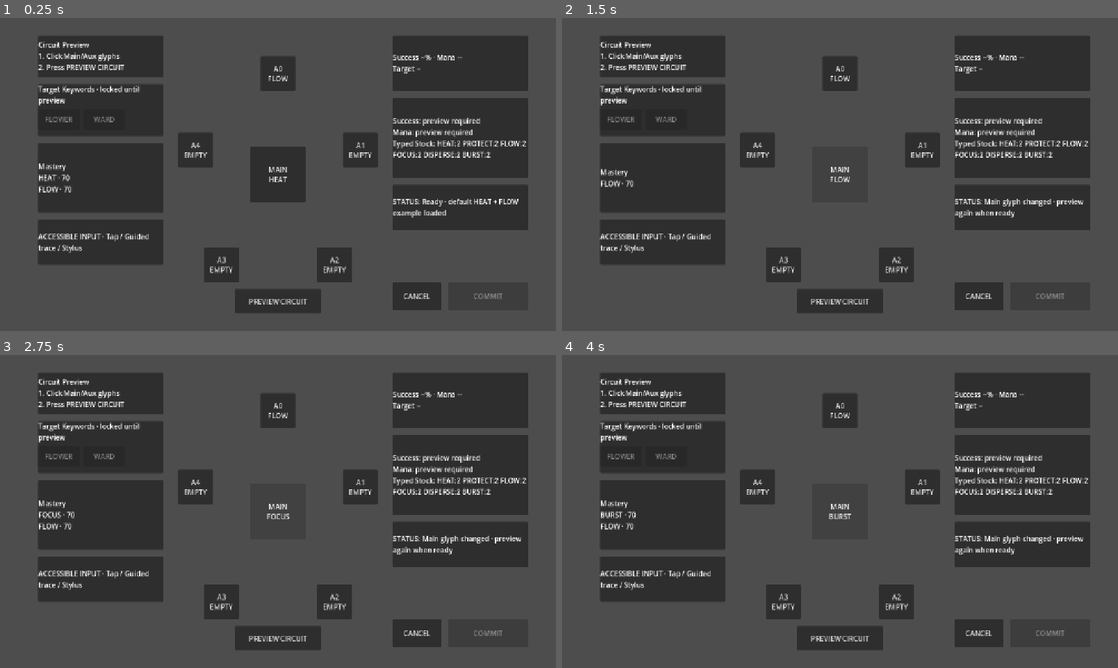
Above: before the commit, frames 1-4 (two rows, left to right).
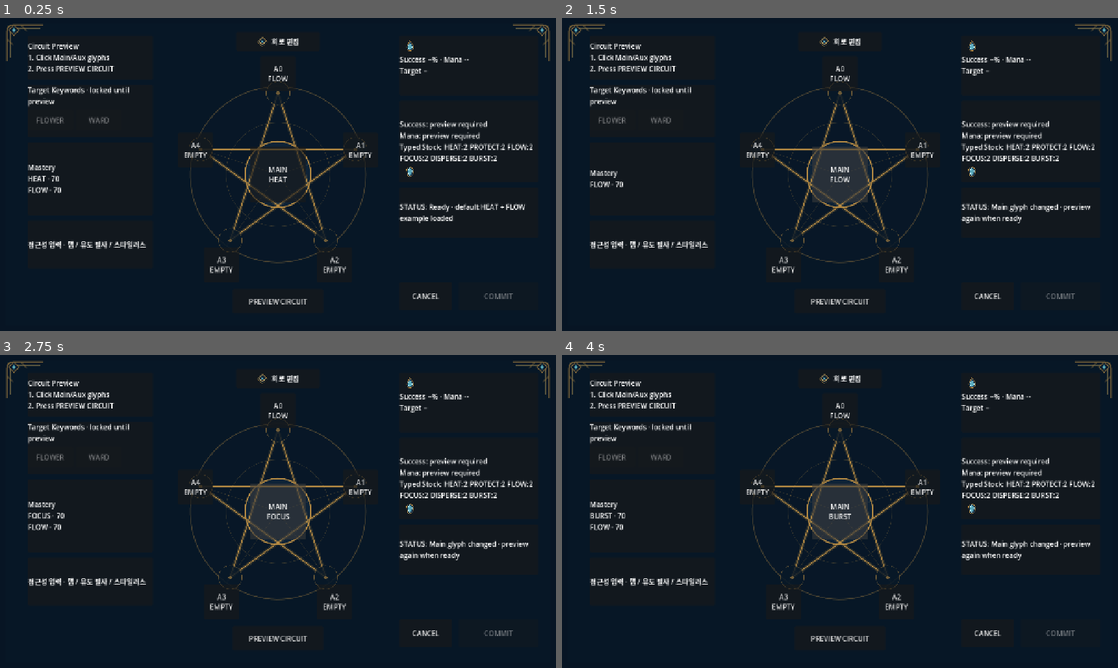
Above: after the commit, the same moments.

Repository: alsdmlals4-eng/GRIMOIRE-
Game: Godot game, scene res://src/ui/star_circuit_harness.tscn
The game is run twice, just before and just after one commit, with the same random seed, the same clock (stepped at 60 frames per second) and the same inputs.
Inputs:
- Up to frame 1 (0.25 s): no input
- Up to frame 2 (1.5 s): click "MAIN HEAT" at 0.5 s; click "MAIN PROTECT" at 1.25 s
- Up to frame 3 (2.75 s): click "MAIN FLOW" at 2 s
- Up to frame 4 (4 s): click "MAIN FOCUS" at 2.75 s; click "MAIN DISPERSE" at 3.5 s

The runs differ from the first frame. In frame 1, 97% of the frame differs, in the area x 0-100%, y 0-100%; in frame 2, 97%; in frame 3, 97%; in frame 4, 97%.

Commit message:
feat: apply reusable academy UI components to star harness

Diff:
--- a/src/ui/star_circuit_harness.tscn
+++ b/src/ui/star_circuit_harness.tscn
@@ -1,6 +1,13 @@
-[gd_scene load_steps=2 format=3]
+[gd_scene load_steps=9 format=3]
 
 [ext_resource path="res://src/ui/star_circuit_harness.gd" type="Script" id="1"]
+[ext_resource path="res://src/ui/theme/grimoire_theme_factory.gd" type="Script" id="2"]
+[ext_resource path="res://src/ui/components/star_circuit_board.tscn" type="PackedScene" id="3"]
+[ext_resource path="res://assets/art/ui/common/icon_phase_diamond.svg" type="Texture2D" id="4"]
+[ext_resource path="res://assets/art/ui/common/icon_warning_diamond.svg" type="Texture2D" id="5"]
+[ext_resource path="res://assets/art/ui/common/icon_typed_stock.svg" type="Texture2D" id="6"]
+[ext_resource path="res://assets/art/ui/common/icon_mana.svg" type="Texture2D" id="7"]
+[ext_resource path="res://assets/art/ui/common/academy_corner_ornament.svg" type="Texture2D" id="8"]
 
 [node name="StarCircuitHarness" type="Control"]
 layout_mode = 3
@@ -10,6 +17,58 @@
 grow_horizontal = 2
 grow_vertical = 2
 script = ExtResource("1")
+metadata/theme_factory = ExtResource("2")
+
+[node name="VisualBackground" type="ColorRect" parent="."]
+layout_mode = 1
+anchors_preset = 15
+anchor_right = 1.0
+anchor_bottom = 1.0
+grow_horizontal = 2
+grow_vertical = 2
+mouse_filter = 2
+color = Color(0.027451, 0.082353, 0.141176, 1)
+
+[node name="BackgroundInset" type="ColorRect" parent="."]
+layout_mode = 1
+anchors_preset = 15
+anchor_right = 1.0
+anchor_bottom = 1.0
+offset_left = 12.0
+offset_top = 12.0
+offset_right = -12.0
+offset_bottom = -12.0
+grow_horizontal = 2
+grow_vertical = 2
+mouse_filter = 2
+color = Color(0.031373, 0.094118, 0.152941, 0.72)
+
+[node name="CornerTopLeft" type="TextureRect" parent="."]
+layout_mode = 1
+offset_left = 10.0
+offset_top = 10.0
+offset_right = 106.0
+offset_bottom = 106.0
+mouse_filter = 2
+texture = ExtResource("8")
+expand_mode = 1
+stretch_mode = 5
+modulate = Color(1, 1, 1, 0.72)
+
+[node name="CornerTopRight" type="TextureRect" parent="."]
+layout_mode = 1
+anchor_left = 1.0
+anchor_right = 1.0
+offset_left = -106.0
+offset_top = 10.0
+offset_right = -10.0
+offset_bottom = 106.0
+mouse_filter = 2
+texture = ExtResource("8")
+expand_mode = 1
+stretch_mode = 5
+flip_h = true
+modulate = Color(1, 1, 1, 0.72)
 
 [node name="SafeArea" type="Control" parent="."]
 layout_mode = 1
@@ -23,7 +82,47 @@
 grow_horizontal = 2
 grow_vertical = 2
 
+[node name="StarBoard" parent="SafeArea" instance=ExtResource("3")]
+layout_mode = 1
+anchor_left = 0.5
+anchor_top = 0.5
+anchor_right = 0.5
+anchor_bottom = 0.5
+offset_left = -260.0
+offset_top = -272.0
+offset_right = 260.0
+offset_bottom = 272.0
+
+[node name="PhaseBadge" type="PanelContainer" parent="SafeArea"]
+layout_mode = 1
+anchor_left = 0.5
+anchor_right = 0.5
+offset_left = -96.0
+offset_top = 8.0
+offset_right = 96.0
+offset_bottom = 52.0
+theme_type_variation = &"AcademyBadge"
+
+[node name="Content" type="HBoxContainer" parent="SafeArea/PhaseBadge"]
+layout_mode = 2
+alignment = 1
+theme_override_constants/separation = 8
+
+[node name="Icon" type="TextureRect" parent="SafeArea/PhaseBadge/Content"]
+custom_minimum_size = Vector2(26, 26)
+layout_mode = 2
+mouse_filter = 2
+texture = ExtResource("4")
+expand_mode = 1
+stretch_mode = 5
+
+[node name="Label" type="Label" parent="SafeArea/PhaseBadge/Content"]
+layout_mode = 2
+text = "회로 편집"
+vertical_alignment = 1
+
 [node name="CenterGlyph" type="Button" parent="SafeArea"]
+custom_minimum_size = Vector2(128, 128)
 layout_mode = 1
 anchor_left = 0.5
 anchor_top = 0.5
@@ -33,7 +132,7 @@
 offset_top = -64.0
 offset_right = 64.0
 offset_bottom = 64.0
-custom_minimum_size = Vector2(48, 48)
+theme_type_variation = &"GlyphSlotMain"
 text = "MAIN\nHEAT"
 tooltip_text = "Click to cycle the main glyph"
 
@@ -47,6 +146,7 @@
 mouse_filter = 2
 
 [node name="Vertex0" type="Button" parent="SafeArea/StarVertices"]
+custom_minimum_size = Vector2(80, 80)
 layout_mode = 1
 anchor_left = 0.5
 anchor_top = 0.5
@@ -56,11 +156,12 @@
 offset_top = -272.0
 offset_right = 40.0
 offset_bottom = -192.0
-custom_minimum_size = Vector2(48, 48)
+theme_type_variation = &"GlyphSlot"
 text = "A0\nFLOW"
 tooltip_text = "Click to cycle optional auxiliary glyph 1 of 5"
 
 [node name="Vertex1" type="Button" parent="SafeArea/StarVertices"]
+custom_minimum_size = Vector2(80, 80)
 layout_mode = 1
 anchor_left = 0.5
 anchor_top = 0.5
@@ -70,11 +171,12 @@
 offset_top = -96.0
 offset_right = 230.0
 offset_bottom = -16.0
-custom_minimum_size = Vector2(48, 48)
+theme_type_variation = &"GlyphSlot"
 text = "A1\nEMPTY"
 tooltip_text = "Click to cycle optional auxiliary glyph 2 of 5"
 
 [node name="Vertex2" type="Button" parent="SafeArea/StarVertices"]
+custom_minimum_size = Vector2(80, 80)
 layout_mode = 1
 anchor_left = 0.5
 anchor_top = 0.5
@@ -84,11 +186,12 @@
 offset_top = 168.0
 offset_right = 170.0
 offset_bottom = 248.0
-custom_minimum_size = Vector2(48, 48)
+theme_type_variation = &"GlyphSlot"
 text = "A2\nEMPTY"
 tooltip_text = "Click to cycle optional auxiliary glyph 3 of 5"
 
 [node name="Vertex3" type="Button" parent="SafeArea/StarVertices"]
+custom_minimum_size = Vector2(80, 80)
 layout_mode = 1
 anchor_left = 0.5
 anchor_top = 0.5
@@ -98,11 +201,12 @@
 offset_top = 168.0
 offset_right = -90.0
 offset_bottom = 248.0
-custom_minimum_size = Vector2(48, 48)
+theme_type_variation = &"GlyphSlot"
 text = "A3\nEMPTY"
 tooltip_text = "Click to cycle optional auxiliary glyph 4 of 5"
 
 [node name="Vertex4" type="Button" parent="SafeArea/StarVertices"]
+custom_minimum_size = Vector2(80, 80)
 layout_mode = 1
 anchor_left = 0.5
 anchor_top = 0.5
@@ -112,27 +216,30 @@
 offset_top = -96.0
 offset_right = -150.0
 offset_bottom = -16.0
-custom_minimum_size = Vector2(48, 48)
+theme_type_variation = &"GlyphSlot"
 text = "A4\nEMPTY"
 tooltip_text = "Click to cycle optional auxiliary glyph 5 of 5"
 
 [node name="CircuitPreviewPanel" type="PanelContainer" parent="SafeArea"]
 layout_mode = 1
-offset_left = 64.0
+offset_left = 40.0
 offset_top = 16.0
-offset_right = 352.0
-offset_bottom = 112.0
+offset_right = 328.0
+offset_bottom = 118.0
+theme_type_variation = &"AcademyPanelEmphasis"
 
 [node name="Label" type="Label" parent="SafeArea/CircuitPreviewPanel"]
-text = "Circuit Preview\nEdit glyphs, then press PREVIEW CIRCUIT"
+layout_mode = 2
+text = "회로 미리보기\n글자를 편집한 뒤 미리보기를 실행하세요."
 autowrap_mode = 2
 
 [node name="TargetKeywordPanel" type="PanelContainer" parent="SafeArea"]
 layout_mode = 1
-offset_left = 64.0
-offset_top = 128.0
-offset_right = 352.0
-offset_bottom = 248.0
+offset_left = 40.0
+offset_top = 130.0
+offset_right = 328.0
+offset_bottom = 250.0
+theme_type_variation = &"AcademyPanel"
 
 [node name="Content" type="VBoxContainer" parent="SafeArea/TargetKeywordPanel"]
 layout_mode = 2
@@ -140,7 +247,7 @@
 
 [node name="Label" type="Label" parent="SafeArea/TargetKeywordPanel/Content"]
 layout_mode = 2
-text = "Target Keywords · locked until circuit preview"
+text = "대상 키워드 · 회로 확인 후 선택 가능"
 autowrap_mode = 2
 
 [node name="TargetButtons" type="HBoxContainer" parent="SafeArea/TargetKeywordPanel/Content"]
@@ -148,68 +255,131 @@
 theme_override_constants/separation = 8
 
 [node name="FlowerButton" type="Button" parent="SafeArea/TargetKeywordPanel/Content/TargetButtons"]
-custom_minimum_size = Vector2(96, 48)
-layout_mode = 2
+custom_minimum_size = Vector2(104, 48)
+layout_mode = 2
+theme_type_variation = &"AcademyButton"
 disabled = true
 text = "FLOWER"
 tooltip_text = "Select the flower as the explicit target"
 
 [node name="WardButton" type="Button" parent="SafeArea/TargetKeywordPanel/Content/TargetButtons"]
-custom_minimum_size = Vector2(96, 48)
-layout_mode = 2
+custom_minimum_size = Vector2(104, 48)
+layout_mode = 2
+theme_type_variation = &"AcademyButton"
 disabled = true
 text = "WARD"
 tooltip_text = "Select the ward as the explicit target"
 
 [node name="MasteryPanel" type="PanelContainer" parent="SafeArea"]
 layout_mode = 1
-offset_left = 64.0
-offset_top = 264.0
-offset_right = 352.0
-offset_bottom = 424.0
+offset_left = 40.0
+offset_top = 262.0
+offset_right = 328.0
+offset_bottom = 430.0
+theme_type_variation = &"AcademyPanel"
 
 [node name="Label" type="Label" parent="SafeArea/MasteryPanel"]
-text = "Mastery\n--"
-autowrap_mode = 2
+layout_mode = 2
+text = "글자 숙련도\n--"
+autowrap_mode = 2
+
+[node name="AccessibilityInputPanel" type="PanelContainer" parent="SafeArea"]
+layout_mode = 1
+offset_left = 40.0
+offset_top = 442.0
+offset_right = 328.0
+offset_bottom = 552.0
+theme_type_variation = &"AcademyPanel"
+
+[node name="Label" type="Label" parent="SafeArea/AccessibilityInputPanel"]
+layout_mode = 2
+text = "접근성 입력 · 탭 / 유도 필사 / 스타일러스"
+autowrap_mode = 2
+
+[node name="FinalPreviewPanel" type="PanelContainer" parent="SafeArea"]
+layout_mode = 1
+anchor_left = 1.0
+anchor_right = 1.0
+offset_left = -336.0
+offset_top = 16.0
+offset_right = -16.0
+offset_bottom = 154.0
+theme_type_variation = &"AcademyPanelEmphasis"
+
+[node name="Label" type="Label" parent="SafeArea/FinalPreviewPanel"]
+layout_mode = 2
+text = "성공률 --% · 마나 --\n대상 --"
+autowrap_mode = 2
+
+[node name="ManaIcon" type="TextureRect" parent="SafeArea"]
+layout_mode = 1
+anchor_left = 1.0
+anchor_right = 1.0
+offset_left = -326.0
+offset_top = 26.0
+offset_right = -298.0
+offset_bottom = 54.0
+mouse_filter = 2
+texture = ExtResource("7")
+expand_mode = 1
+stretch_mode = 5
 
 [node name="BreakdownPanel" type="PanelContainer" parent="SafeArea"]
 layout_mode = 1
 anchor_left = 1.0
 anchor_right = 1.0
-offset_left = -352.0
-offset_top = 160.0
-offset_right = -40.0
+offset_left = -336.0
+offset_top = 166.0
+offset_right = -16.0
+offset_bottom = 354.0
+theme_type_variation = &"AcademyPanel"
+
+[node name="Label" type="Label" parent="SafeArea/BreakdownPanel"]
+layout_mode = 2
+text = "성공률: 미리보기 필요\n마나: 미리보기 필요\nTyped Stock: --"
+autowrap_mode = 2
+
+[node name="StockIcon" type="TextureRect" parent="SafeArea"]
+layout_mode = 1
+anchor_left = 1.0
+anchor_right = 1.0
+offset_left = -326.0
+offset_top = 316.0
+offset_right = -298.0
 offset_bottom = 344.0
-
-[node name="Label" type="Label" parent="SafeArea/BreakdownPanel"]
-text = "Success: --\nMana: --\nResources: --"
-autowrap_mode = 2
+mouse_filter = 2
+texture = ExtResource("6")
+expand_mode = 1
+stretch_mode = 5
 
 [node name="WarningPanel" type="PanelContainer" parent="SafeArea"]
 layout_mode = 1
 anchor_left = 1.0
 anchor_right = 1.0
-offset_left = -352.0
-offset_top = 360.0
-offset_right = -40.0
-offset_bottom = 464.0
+offset_left = -336.0
+offset_top = 366.0
+offset_right = -16.0
+offset_bottom = 482.0
+theme_type_variation = &"StatusBanner"
 
 [node name="Label" type="Label" parent="SafeArea/WarningPanel"]
-text = "READY: edit Main/Aux glyphs"
-autowrap_mode = 2
-
-[node name="FinalPreviewPanel" type="PanelContainer" parent="SafeArea"]
-layout_mode = 1
-anchor_left = 1.0
-anchor_right = 1.0
-offset_left = -352.0
-offset_top = 16.0
-offset_right = -40.0
-offset_bottom = 144.0
-
-[node name="Label" type="Label" parent="SafeArea/FinalPreviewPanel"]
-text = "Success --% · Mana --\nTarget --"
-autowrap_mode = 2
+layout_mode = 2
+text = "준비됨 · 메인/보조 글자를 편집하세요."
+autowrap_mode = 2
+
+[node name="WarningIcon" type="TextureRect" parent="SafeArea"]
+layout_mode = 1
+anchor_left = 1.0
+anchor_right = 1.0
+offset_left = -326.0
+offset_top = 376.0
+offset_right = -298.0
+offset_bottom = 404.0
+mouse_filter = 2
+texture = ExtResource("5")
+expand_mode = 1
+stretch_mode = 5
+visible = false
 
 [node name="InsufficientManaState" type="PanelContainer" parent="SafeArea"]
 visible = false
@@ -218,13 +388,15 @@
 anchor_top = 0.5
 anchor_right = 0.5
 anchor_bottom = 0.5
-offset_left = -260.0
-offset_top = -166.0
-offset_right = 260.0
-offset_bottom = -110.0
+offset_left = -250.0
+offset_top = -146.0
+offset_right = 250.0
+offset_bottom = -90.0
+theme_type_variation = &"StatusBannerWarning"
 
 [node name="Label" type="Label" parent="SafeArea/InsufficientManaState"]
-text = "INSUFFICIENT MANA"
+layout_mode = 2
+text = "마나가 부족합니다"
 horizontal_alignment = 1
 vertical_alignment = 1
 autowrap_mode = 2
@@ -236,67 +408,61 @@
 anchor_top = 0.5
 anchor_right = 0.5
 anchor_bottom = 0.5
-offset_left = -260.0
-offset_top = -166.0
-offset_right = 260.0
-offset_bottom = -110.0
+offset_left = -250.0
+offset_top = -146.0
+offset_right = 250.0
+offset_bottom = -90.0
+theme_type_variation = &"StatusBannerWarning"
 
 [node name="Label" type="Label" parent="SafeArea/UnstableCircuitState"]
-text = "UNSTABLE CIRCUIT"
+layout_mode = 2
+text = "회로가 불안정합니다"
 horizontal_alignment = 1
 vertical_alignment = 1
 autowrap_mode = 2
 
-[node name="AccessibilityInputPanel" type="PanelContainer" parent="SafeArea"]
-layout_mode = 1
-offset_left = 64.0
-offset_top = 440.0
-offset_right = 352.0
-offset_bottom = 544.0
-
-[node name="Label" type="Label" parent="SafeArea/AccessibilityInputPanel"]
-text = "ACCESSIBLE INPUT · Tap / Guided trace / Stylus"
-autowrap_mode = 2
-
 [node name="PreviewButton" type="Button" parent="SafeArea"]
+custom_minimum_size = Vector2(208, 56)
 layout_mode = 1
 anchor_left = 0.5
 anchor_top = 1.0
 anchor_right = 0.5
 anchor_bottom = 1.0
-offset_left = -100.0
+offset_left = -104.0
 offset_top = -72.0
-offset_right = 100.0
+offset_right = 104.0
 offset_bottom = -16.0
-custom_minimum_size = Vector2(48, 48)
+theme_type_variation = &"AcademyButtonPrimary"
 text = "PREVIEW CIRCUIT"
 tooltip_text = "Validate the selected star circuit before target selection"
 
 [node name="CancelButton" type="Button" parent="SafeArea"]
+custom_minimum_size = Vector2(120, 64)
 layout_mode = 1
 anchor_left = 1.0
 anchor_top = 1.0
 anchor_right = 1.0
 anchor_bottom = 1.0
-offset_left = -352.0
+offset_left = -336.0
 offset_top = -88.0
-offset_right = -240.0
+offset_right = -216.0
 offset_bottom = -24.0
-custom_minimum_size = Vector2(48, 48)
+theme_type_variation = &"AcademyButton"
 text = "CANCEL"
 tooltip_text = "Cancel without resource mutation and reset the demo"
 
 [node name="CommitButton" type="Button" parent="SafeArea"]
+custom_minimum_size = Vector2(184, 64)
 layout_mode = 1
 anchor_left = 1.0
 anchor_top = 1.0
 anchor_right = 1.0
 anchor_bottom = 1.0
-offset_left = -224.0
+offset_left = -200.0
 offset_top = -88.0
-offset_right = -40.0
+offset_right = -16.0
 offset_bottom = -24.0
-custom_minimum_size = Vector2(48, 48)
+theme_type_variation = &"AcademyButtonPrimary"
 disabled = true
 text = "COMMIT"
 tooltip_text = "Explicit two-step commit after final preview"
